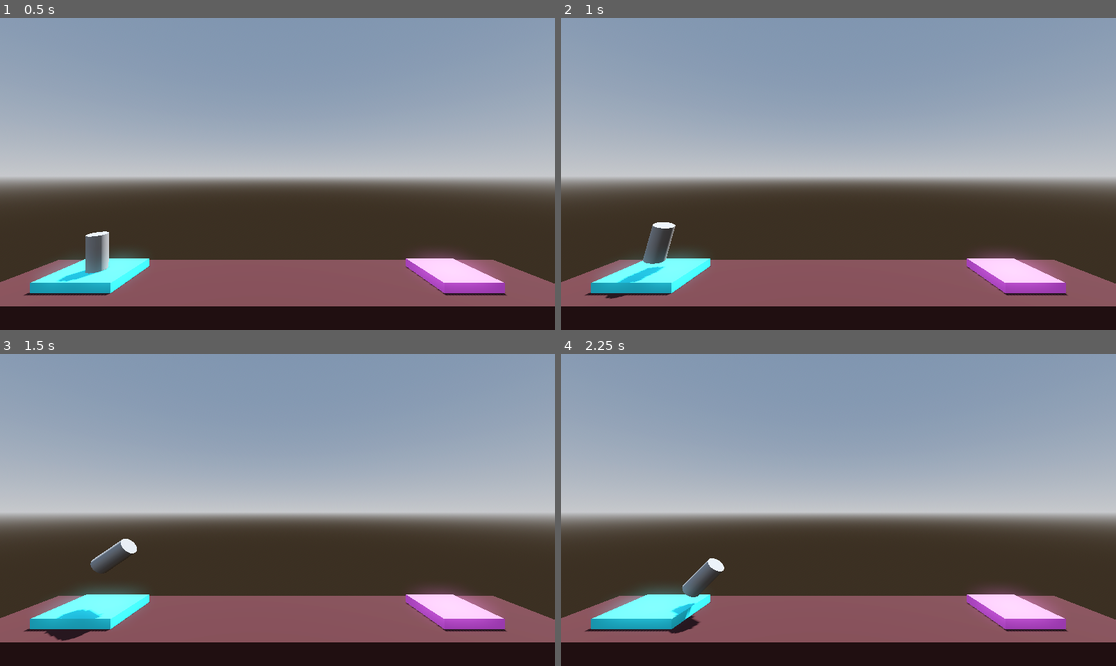
Above: before the commit, frames 1-4 (two rows, left to right).
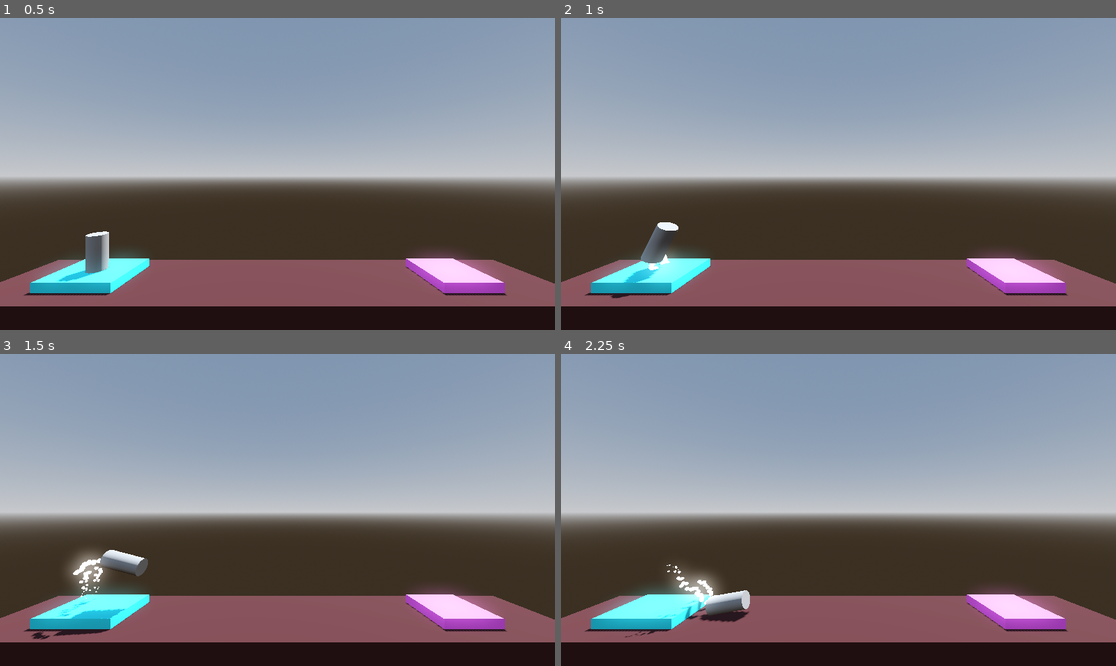
Above: after the commit, the same moments.

Repository: GRspot/ProjectBoost
Game: Godot game, scene res://level.tscn
The game is run twice, just before and just after one commit, with the same random seed, the same clock (stepped at 60 frames per second) and the same inputs.
Inputs:
- Up to frame 1 (0.5 s): no input
- Up to frame 2 (1 s): tap Enter at 0.5 s; hold Right (Rotate_right) from 0.53 s (still down); hold Space (Boost) from 0.53 s (still down)
- Up to frame 3 (1.5 s): release Right (Rotate_right) at 1.28 s; release Space (Boost) at 1.28 s; hold A (Rotate_left) from 1.28 s (still down); tap Space (Boost) at 1.35 s
- Up to frame 4 (2.25 s): release A (Rotate_left) at 2.03 s; hold Right (Rotate_right) from 2.03 s (still down); hold Space (Boost) from 2.03 s (still down)

Frame 1 is identical in both runs. In frame 2, 0.4% of the frame differs, in the area x 8-22%, y 65-90%; in frame 3, 1.8%; in frame 4, 2.0%, in the area x 11-35%, y 65-91%.

Commit message:
sound added + particles

Diff:
--- /dev/null
+++ b/Particles/booster_particles.tscn
@@ -0,0 +1,37 @@
+[gd_scene load_steps=6 format=3 uid="uid://ux6ivcx1ovdp"]
+
+[sub_resource type="Curve" id="Curve_w7ove"]
+_data = [Vector2(0, 1), 0.0, 1.40451, 0, 0, Vector2(1, 0), -2.21649, 0.0, 0, 0]
+point_count = 2
+
+[sub_resource type="CurveTexture" id="CurveTexture_0capg"]
+curve = SubResource("Curve_w7ove")
+
+[sub_resource type="ParticleProcessMaterial" id="ParticleProcessMaterial_fgg2i"]
+direction = Vector3(0, -1, 0)
+spread = 15.0
+initial_velocity_min = 2.0
+initial_velocity_max = 4.0
+gravity = Vector3(0, 0, 0)
+damping_min = 9.0
+damping_max = 9.0
+scale_curve = SubResource("CurveTexture_0capg")
+
+[sub_resource type="StandardMaterial3D" id="StandardMaterial3D_6pwbh"]
+emission_enabled = true
+emission = Color(1, 1, 1, 1)
+emission_energy_multiplier = 2.0
+
+[sub_resource type="SphereMesh" id="SphereMesh_atjxn"]
+material = SubResource("StandardMaterial3D_6pwbh")
+radius = 0.1
+height = 0.2
+radial_segments = 32
+rings = 16
+
+[node name="BoosterParticles" type="GPUParticles3D"]
+emitting = false
+amount = 32
+lifetime = 0.5
+process_material = SubResource("ParticleProcessMaterial_fgg2i")
+draw_pass_1 = SubResource("SphereMesh_atjxn")
--- /dev/null
+++ b/Particles/explosion_particles.tscn
@@ -0,0 +1,59 @@
+[gd_scene load_steps=10 format=3 uid="uid://dcecb8hw7dbrv"]
+
+[sub_resource type="Gradient" id="Gradient_lkolc"]
+offsets = PackedFloat32Array(0.201923, 0.413462, 0.586538, 0.740385, 0.903846)
+colors = PackedColorArray(1, 1, 1, 1, 1, 1, 0, 1, 1, 0.294118, 0, 1, 0.776471, 0, 0, 1, 0, 0, 0, 1)
+
+[sub_resource type="GradientTexture1D" id="GradientTexture1D_u3rij"]
+gradient = SubResource("Gradient_lkolc")
+
+[sub_resource type="Curve" id="Curve_cv3ok"]
+max_value = 100.0
+_data = [Vector2(0, 1), 0.0, 146.581, 0, 0, Vector2(1, 100), 413.249, 0.0, 0, 0]
+point_count = 2
+
+[sub_resource type="CurveTexture" id="CurveTexture_mygan"]
+curve = SubResource("Curve_cv3ok")
+
+[sub_resource type="Curve" id="Curve_qubh3"]
+_data = [Vector2(0, 0.530249), 0.0, 2.25724, 0, 0, Vector2(1, 0), -2.97204, 0.0, 0, 0]
+point_count = 2
+
+[sub_resource type="CurveTexture" id="CurveTexture_5bhb0"]
+curve = SubResource("Curve_qubh3")
+
+[sub_resource type="ParticleProcessMaterial" id="ParticleProcessMaterial_1onfr"]
+direction = Vector3(0, 1, 0)
+spread = 180.0
+gravity = Vector3(0, 0, 0)
+initial_velocity_min = 6.0
+initial_velocity_max = 16.0
+damping_max = 3.0
+damping_curve = SubResource("CurveTexture_mygan")
+scale_curve = SubResource("CurveTexture_5bhb0")
+color_ramp = SubResource("GradientTexture1D_u3rij")
+turbulence_enabled = true
+turbulence_noise_scale = 1.0
+turbulence_noise_speed_random = 4.0
+
+[sub_resource type="StandardMaterial3D" id="StandardMaterial3D_5wvwh"]
+shading_mode = 0
+vertex_color_use_as_albedo = true
+disable_receive_shadows = true
+billboard_mode = 3
+billboard_keep_scale = true
+particles_anim_h_frames = 1
+particles_anim_v_frames = 1
+particles_anim_loop = false
+
+[sub_resource type="QuadMesh" id="QuadMesh_gb05o"]
+material = SubResource("StandardMaterial3D_5wvwh")
+
+[node name="ExplosionParticles" type="GPUParticles3D"]
+cast_shadow = 0
+emitting = false
+amount = 64
+one_shot = true
+explosiveness = 0.75
+process_material = SubResource("ParticleProcessMaterial_1onfr")
+draw_pass_1 = SubResource("QuadMesh_gb05o")
--- /dev/null
+++ b/Particles/success_particles.tscn
@@ -0,0 +1,53 @@
+[gd_scene load_steps=8 format=3 uid="uid://jfwajmrh6ca7"]
+
+[sub_resource type="StandardMaterial3D" id="StandardMaterial3D_5wvwh"]
+shading_mode = 0
+vertex_color_use_as_albedo = true
+disable_receive_shadows = true
+billboard_mode = 3
+billboard_keep_scale = true
+particles_anim_h_frames = 1
+particles_anim_v_frames = 1
+particles_anim_loop = false
+
+[sub_resource type="Curve" id="Curve_qubh3"]
+_data = [Vector2(0, 0.530249), 0.0, 2.25724, 0, 0, Vector2(1, 0), -2.97204, 0.0, 0, 0]
+point_count = 2
+
+[sub_resource type="CurveTexture" id="CurveTexture_oh0x3"]
+curve = SubResource("Curve_qubh3")
+
+[sub_resource type="Curve" id="Curve_uupei"]
+_data = [Vector2(0, 0.5), 0.0, 2.46667, 0, 1, Vector2(0.202703, 1), 0.0, 0.0, 0, 0, Vector2(0.371622, 0.00355875), 0.0, 0.0, 0, 0, Vector2(0.554054, 1), 0.0, 0.0, 0, 0, Vector2(0.777027, 0), 0.0, 0.0, 0, 0, Vector2(0.885135, 1), 0.0, 0.0, 0, 0, Vector2(1, 0.5), -4.35294, 0.0, 1, 0]
+point_count = 7
+
+[sub_resource type="CurveTexture" id="CurveTexture_68duu"]
+curve = SubResource("Curve_uupei")
+
+[sub_resource type="ParticleProcessMaterial" id="ParticleProcessMaterial_2ssod"]
+direction = Vector3(0, 1, 0)
+spread = 180.0
+gravity = Vector3(0, 0, 0)
+initial_velocity_min = 3.0
+initial_velocity_max = 12.0
+damping_min = 2.0
+damping_max = 4.0
+scale_curve = SubResource("CurveTexture_oh0x3")
+hue_variation_min = -1.0
+hue_variation_max = 1.0
+turbulence_enabled = true
+turbulence_noise_scale = 4.0
+turbulence_influence_max = 0.3
+turbulence_influence_over_life = SubResource("CurveTexture_68duu")
+
+[sub_resource type="SphereMesh" id="SphereMesh_lkpya"]
+
+[node name="SuccessParticles" type="GPUParticles3D"]
+material_override = SubResource("StandardMaterial3D_5wvwh")
+cast_shadow = 0
+emitting = false
+amount = 48
+one_shot = true
+explosiveness = 0.5
+process_material = SubResource("ParticleProcessMaterial_2ssod")
+draw_pass_1 = SubResource("SphereMesh_lkpya")
--- a/Player.gd
+++ b/Player.gd
@@ -11,16 +11,33 @@
 @onready var explosion_audio: AudioStreamPlayer = $ExplosionAudio
 @onready var sucess_audio: AudioStreamPlayer = $SucessAudio
 @onready var rocket_audio: AudioStreamPlayer3D = $RocketAudio
+@onready var booster_particles: GPUParticles3D = $BoosterParticles
+@onready var right_booster_particles: GPUParticles3D = $RightBoosterParticles
+@onready var left_booster_particles: GPUParticles3D = $LeftBoosterParticles
 
 
 # Called every frame. 'delta' is the elapsed time since the previous frame.
 func _process(delta: float) -> void:
 	if Input.is_action_pressed("Boost"):
 		apply_central_force(basis.y  * delta * thrust)
+		booster_particles.emitting = true
 		if rocket_audio.playing == false:
 			rocket_audio.play()
 	else:
 		rocket_audio.stop()
+		booster_particles.emitting = false
+
+	if Input.is_action_pressed("Rotate_left"):
+		apply_torque(Vector3(0.0, 0.0, torque_trust *delta))
+		right_booster_particles.emitting = true
+	else:
+		right_booster_particles.emitting = false
+
+	if Input.is_action_pressed("Rotate_right"):
+		apply_torque(Vector3(0.0, 0.0, -torque_trust * delta))
+		left_booster_particles.emitting = true
+	else:
+		left_booster_particles.emitting = false
 
 
 	if Input.is_action_pressed("Rotate_left"):
--- a/player.tscn
+++ b/player.tscn
@@ -1,9 +1,10 @@
-[gd_scene load_steps=7 format=3 uid="uid://cf4rnh76i4xod"]
+[gd_scene load_steps=8 format=3 uid="uid://cf4rnh76i4xod"]
 
 [ext_resource type="Script" path="res://Player.gd" id="1_5am13"]
 [ext_resource type="AudioStream" uid="uid://cs1spyey7rir8" path="res://Audio/SFX - Death Explosion.ogg" id="2_xgixq"]
 [ext_resource type="AudioStream" uid="uid://dty7pvcgf1g5h" path="res://Audio/SFX - Success.ogg" id="3_iw315"]
 [ext_resource type="AudioStream" uid="uid://3grdli5usww0" path="res://Audio/SFX - Main engine thrust.ogg" id="4_fq7p3"]
+[ext_resource type="PackedScene" uid="uid://ux6ivcx1ovdp" path="res://Particles/booster_particles.tscn" id="5_32h3h"]
 
 [sub_resource type="CylinderMesh" id="CylinderMesh_kuw4o"]
 
@@ -36,4 +37,16 @@
 [node name="RocketAudio" type="AudioStreamPlayer3D" parent="."]
 stream = ExtResource("4_fq7p3")
 
+[node name="RightBoosterParticles" parent="." instance=ExtResource("5_32h3h")]
+transform = Transform3D(1, 0, 0, 0, 1, 0, 0, 0, 1, 0.0228256, -1, 0.672344)
+emitting = true
+
+[node name="BoosterParticles" parent="." instance=ExtResource("5_32h3h")]
+transform = Transform3D(1, 0, 0, 0, 1, 0, 0, 0, 1, 0, -1.0214, 0)
+emitting = true
+
+[node name="LeftBoosterParticles" parent="." instance=ExtResource("5_32h3h")]
+transform = Transform3D(1, 0, 0, 0, 1, 0, 0, 0, 1, 0, -1.0214, -0.791714)
+emitting = true
+
 [connection signal="body_entered" from="." to="." method="_on_body_entered"]
